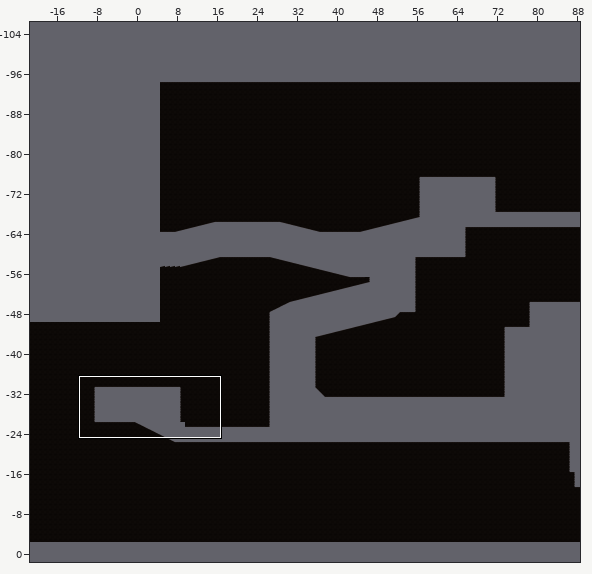
Level history. Tiled map: Assets/Tiled/Level1TileMap/map1-2-1.tmx. The first picture is a wide view before the edit; the outline marks the close-up.
Close-up. First the earlier version:
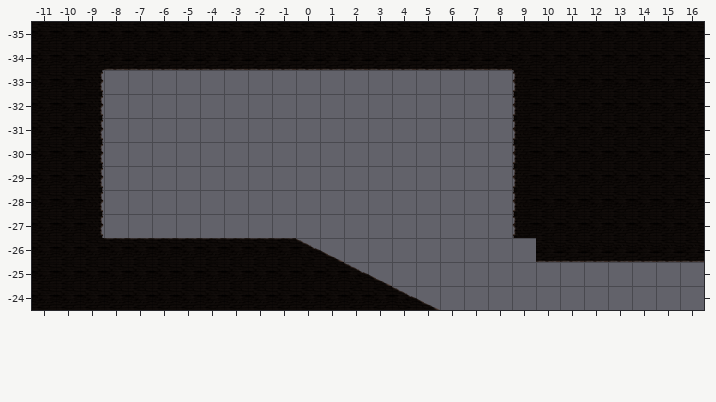
Cells are 256x256 px. Shown: x -11..16, y -35..-24. The commit also changed other parts of the map, which this record leaves out.
And afterwards:
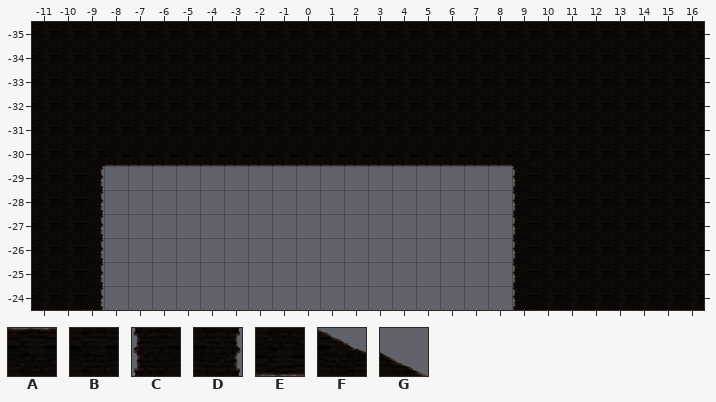
Key: from "Level1 Tileset": A 0, B 8, C 9, D 10, E 16, F 21, G 22.
_ is an empty cell, . an unchanged one.
Edits made:
--- layer "ground"
@@ x -9..9 @@
--34 .EEEEEEEEEEEEEEEEE.
--33 D_________________C
--32 D_________________C
--31 D_________________C
--30 D_________________C
+-34 .BBBBBBBBBBBBBBBBB.
+-33 BBBBBBBBBBBBBBBBBBB
+-32 BBBBBBBBBBBBBBBBBBB
+-31 BBBBBBBBBBBBBBBBBBB
+-30 BEEEEEEEEEEEEEEEEEB
@@ x -9..16 @@
--26 BAAAAAAAAFG......._EEEEEEE
--25 BBBBBBBBBBBFG.....________
--24 BBBBBBBBBBBBBFG...________
+-26 D__________.......CBBBBBBB
+-25 D____________.....CBBBBBBB
+-24 D______________...CBBBBBBB
